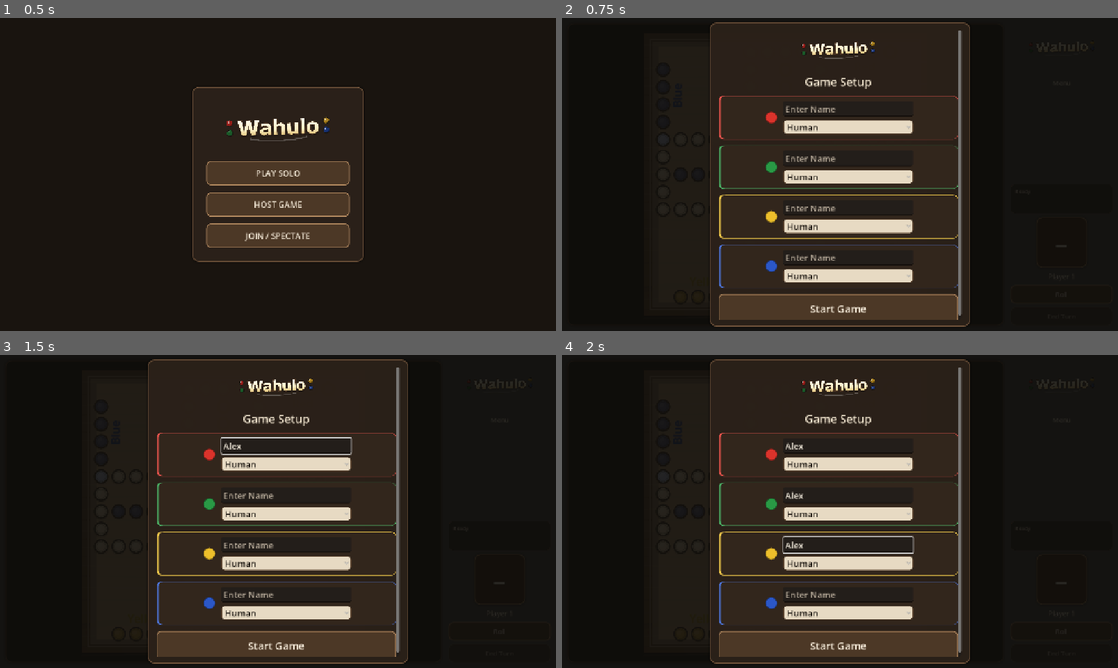
Above: before the commit, frames 1-4 (two rows, left to right).
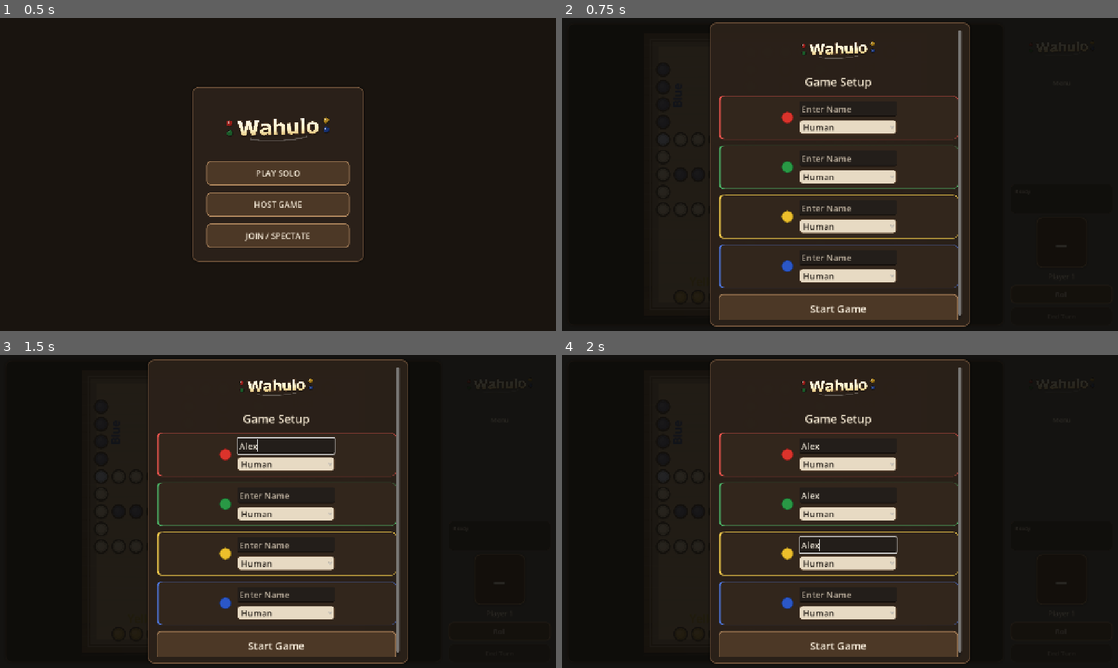
Above: after the commit, the same moments.

Repository: ItsTheMcCoy/wahoo-app
Game: Godot game, scene res://scenes/HomeScreen.tscn
The game is run twice, just before and just after one commit, with the same random seed, the same clock (stepped at 60 frames per second) and the same inputs.
Inputs (mouse positions are in pixels of both pictures, inside the frame that each line leads up to):
- Up to frame 1 (0.5 s): no input
- Up to frame 2 (0.75 s): click "PLAY SOLO" at 0.5 s
- Up to frame 3 (1.5 s): click (283, 445) at 1.27 s; type "Alex" at 1.35 s
- Up to frame 4 (2 s): click (845, 495) at 1.5 s; type "Alex" at 1.58 s; click (845, 545) at 1.73 s; type "Alex" at 1.82 s

Frame 1 is identical in both runs. In frame 2, 2.5% of the frame differs, in the area x 36-64%, y 28-85%; in frame 3, 2.5%, in the area x 36-64%, y 26-85%; in frame 4, 2.3%.

Commit message:
Reduce name field and profile picker width by 25%
name_w coefficient: 0.56 → 0.42, minimum: 90 → 68 (both ×0.75).

Co-Authored-By: Claude Sonnet 4.6 <noreply@anthropic.com>

Diff:
--- a/godot/scripts/main.gd
+++ b/godot/scripts/main.gd
@@ -736,7 +736,7 @@
 	var option_height := roundi(32.0 * ui_scale)   # 46 * 0.7
 	var name_height   := roundi(31.0 * ui_scale)   # dot_size * 1.1
 	var header_sep    := roundi(14.0 * ui_scale)
-	var name_w        := maxi(roundi(card_interior_w * 0.56), roundi(90.0 * ui_scale))
+	var name_w        := maxi(roundi(card_interior_w * 0.42), roundi(68.0 * ui_scale))
 	var field_font    := roundi(20.0 * ui_scale)
 	var right_col_sep := roundi(8.0 * ui_scale)
 	var left_pad      := roundi(18.0 * ui_scale)
Not shown, changed: godot/build/web/index.html
Not shown, changed: godot/build/web/index.pck
